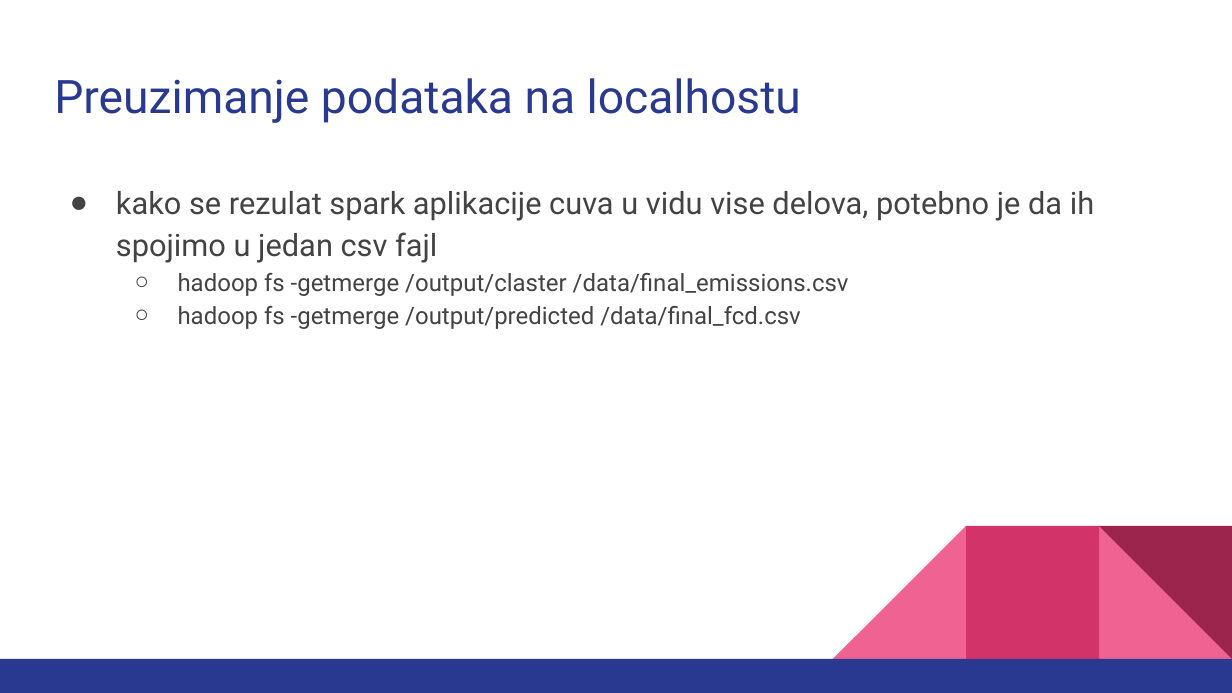
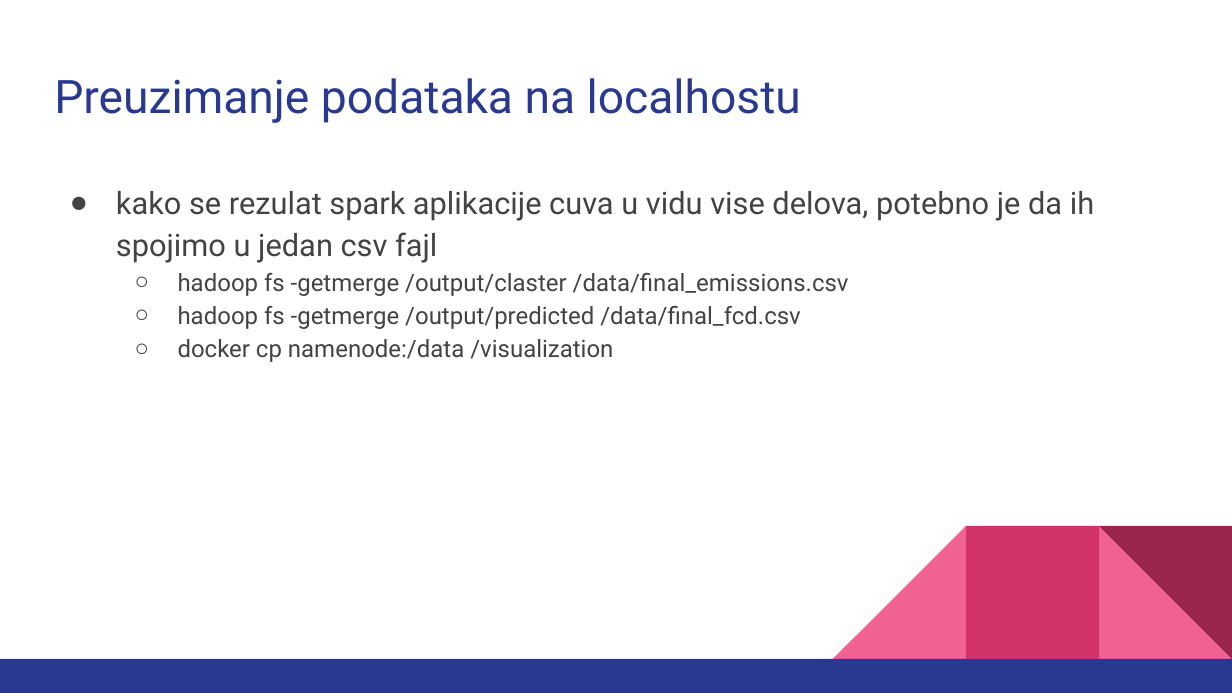
Before and after one commit to milicaj00/BigData, a slide deck: slide 24 of Projekat 3 - Big Mobility Data Analytics/Big data systems - Project 3.pptx (slide 22 before the commit). Drawn at 1232x693 pixels with LibreOffice and Linux fonts; fonts in the diff are those of the drawing. Boxes give left, top, right and bottom in pixels: in the first picture for what was removed or moved away, otherwise in the second. Text is boxed around its words. In the diff, an @@ line names an element or a change of style, - is before the commit and + after.

```diff
--- a/Projekat 3 - Big Mobility Data Analytics/Big data systems - Project 3.pptx
+++ b/Projekat 3 - Big Mobility Data Analytics/Big data systems - Project 3.pptx
@@ text at (178,339,613,362): paragraph added @@
+  ○ docker cp namenode:/data /visualization
```
Also in this commit, not shown: 7 other slides changed, 2 slides added, 29 other files.
